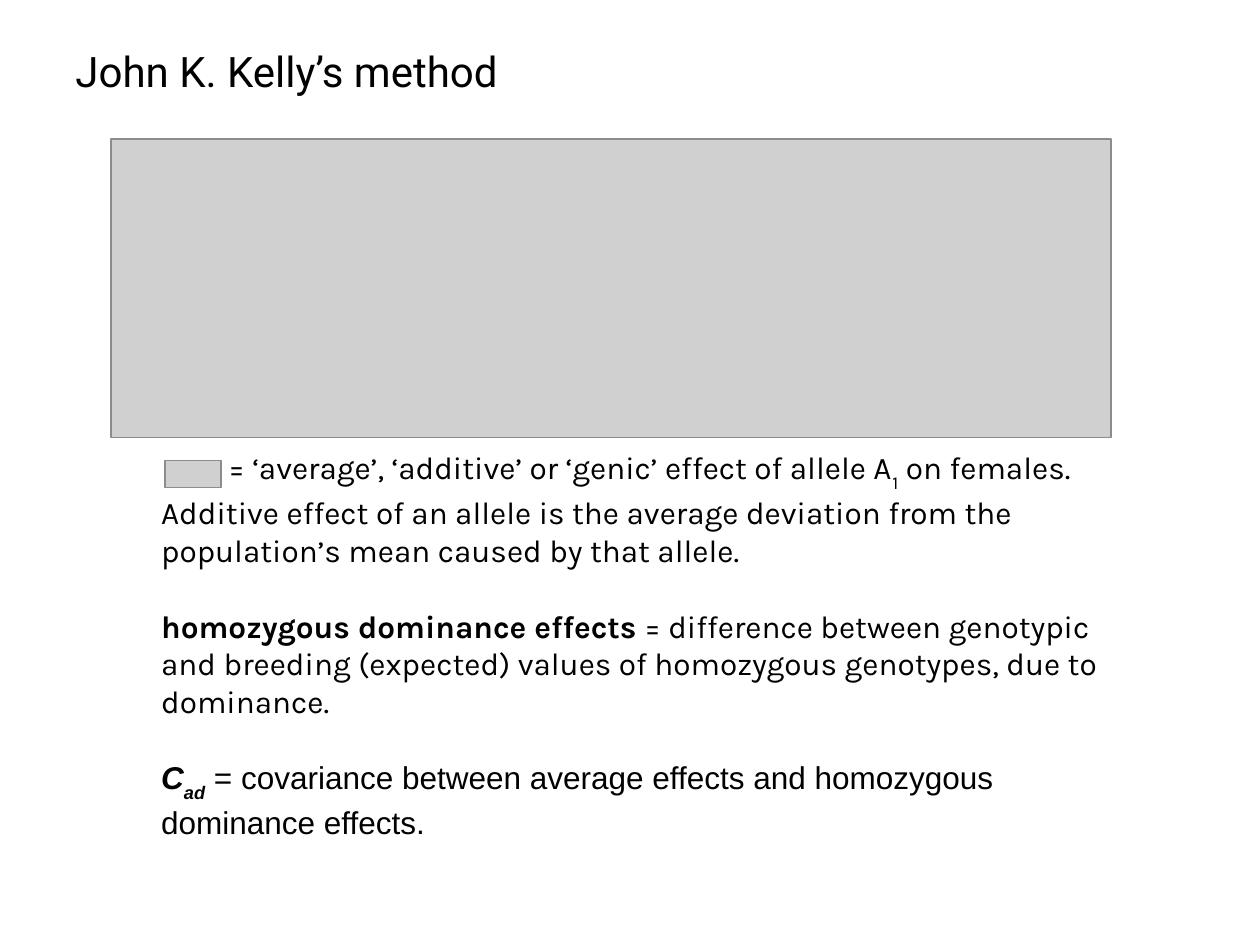
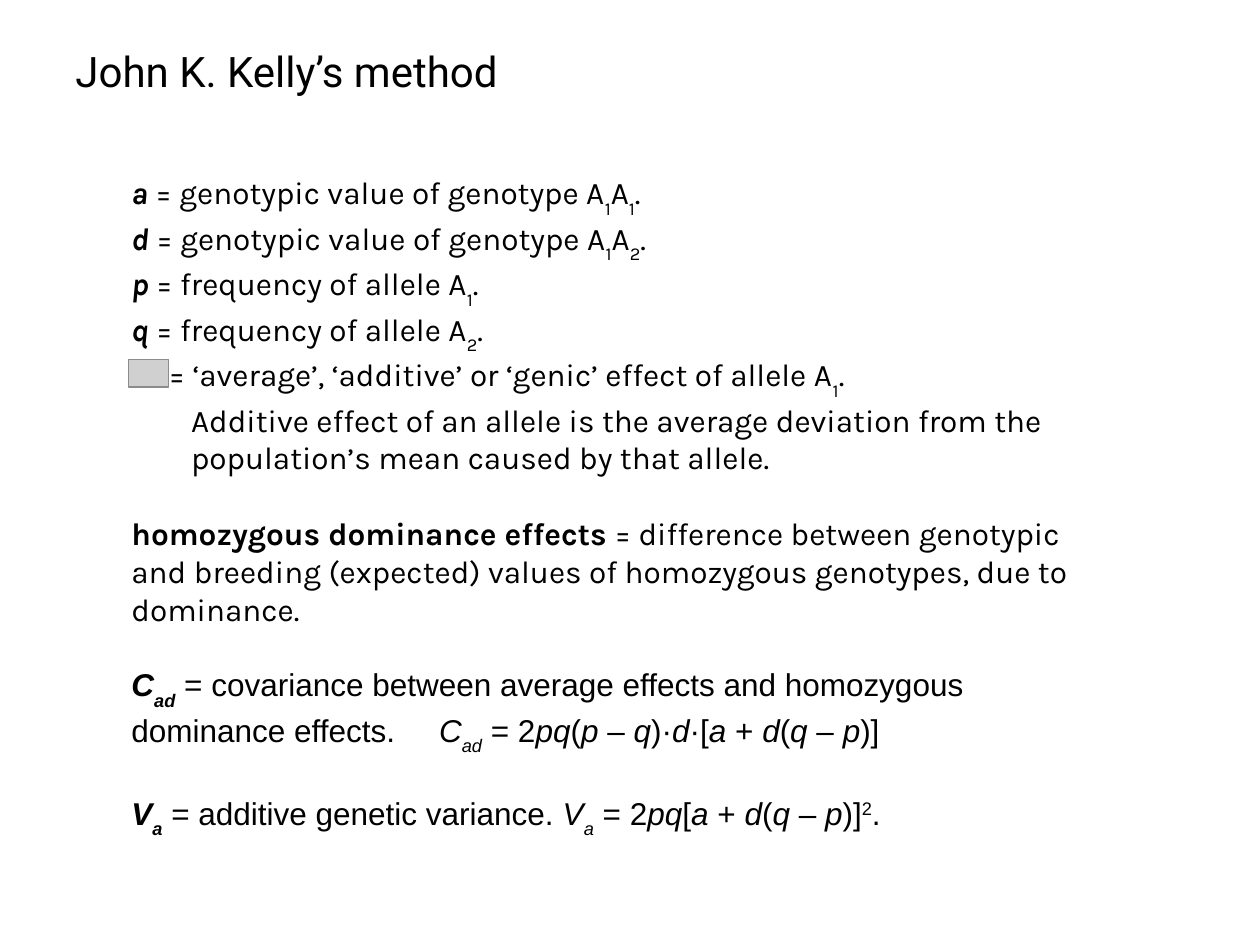
Before and after one commit to IgnasiLucas/UX, a slide deck: slide 20 of doc/2018_Prague/UX.odp (slide 21 before the commit). Drawn at 1260x945 pixels with LibreOffice and Linux fonts; fonts in the diff are those of the drawing; grey boxes stand for pictures; background and template pictures are left out. Boxes give left, top, right and bottom in pixels: in the first picture for what was removed or moved away, otherwise in the second. Text is boxed around its words. In the diff, an @@ line names an element or a change of style, - is before the commit and + after.

```diff
--- a/doc/2018_Prague/UX.odp
+++ b/doc/2018_Prague/UX.odp
@@ picture removed at bbox=[111, 139, 1111, 437] @@
@@ text "a = genotypic value of ...": place and size @@
-text "a = genotypic value of ..." at bbox=[161, 457, 1097, 835]
+text "a = genotypic value of ..." at bbox=[131, 182, 1067, 831]
@@ text at bbox=[131, 182, 1041, 477]: text changed @@
-= ‘average’, ‘additive’ or ‘genic’ effect of allele A1 on females.
-Additive effect of an allele is the average deviation from the population’s mean caused by that allele.
+a = genotypic value of genotype A1A1.
+d = genotypic value of genotype A1A2.
+p = frequency of allele A1.
+q = frequency of allele A2.
+= ‘average’, ‘additive’ or ‘genic’ effect of allele A1.
+Additive effect of an allele is the average deviation from the
+population’s mean caused by that allele.
@@ picture: place and size @@
-picture at bbox=[165, 460, 222, 488]
+picture at bbox=[129, 359, 169, 387]
@@ text at bbox=[131, 673, 963, 831]: text changed @@
-Cad = covariance between average effects and homozygous dominance effects.
+Cad = covariance between average effects and homozygous dominance effects. Cad = 2pq(p – q)·d·[a + d(q – p)]
+Va = additive genetic variance. Va = 2pq[a + d(q – p)]2.
```
Also in this commit, not shown: 1 other slide changed, 8 slides added, 1 slide removed.
